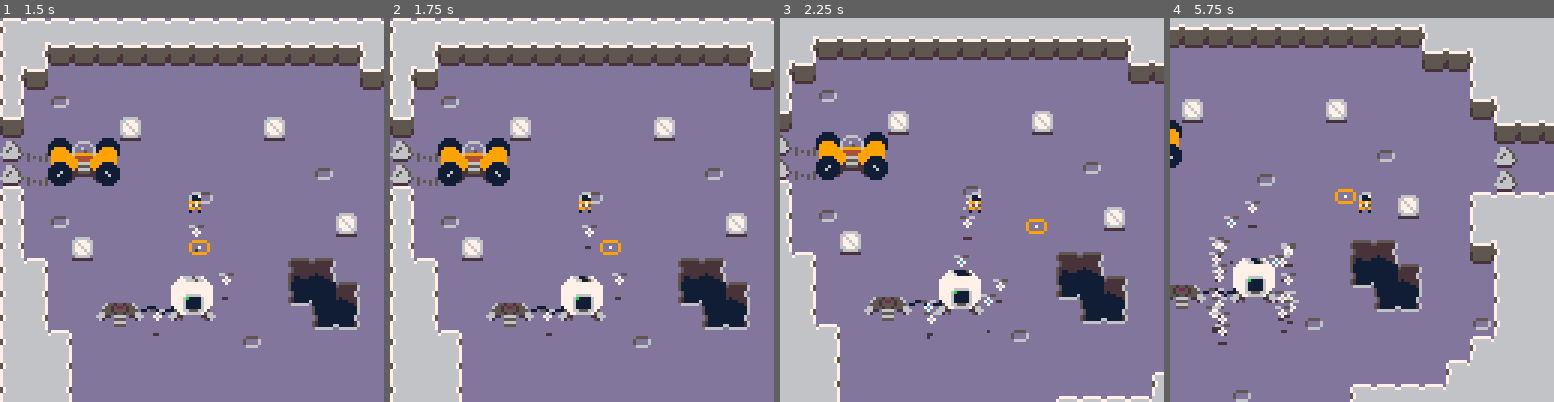
Above: before the commit, frames 1-4 (left to right).
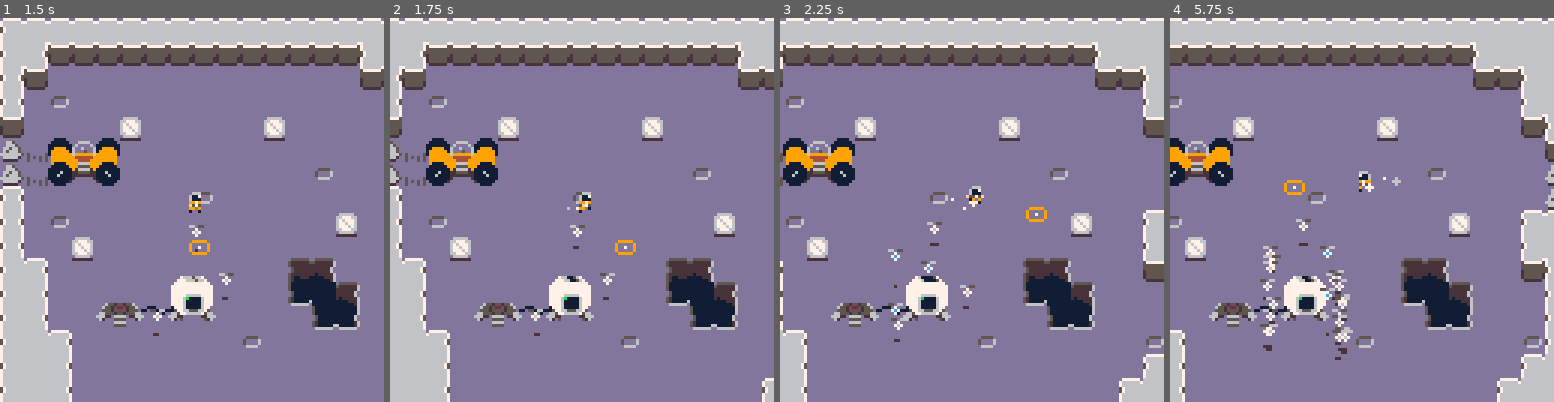
Above: after the commit, the same moments.

Repository: kevinthompson/moonbreak-p8
Game: PICO-8 cartridge moonbreak.p8
Same seed, same stepped clock (60 frames per second), same inputs: the game is played once before the commit and once after it.
Inputs:
- Up to frame 1 (1.5 s): tap X (X key) at 0.33, 1.07 s; tap O (Z key) at 0.7 s
- Up to frame 2 (1.75 s): hold Right from 1.6 s (still down); tap O (Z key) at 1.7 s
- Up to frame 3 (2.25 s): tap X (X key) at 1.85 s; release Right at 2.1 s; tap O (Z key) at 2.1 s; hold Up from 2.15 s (still down)
- Up to frame 4 (5.75 s): release Up at 2.42 s; hold Right 2.47-3.03 s; tap O (Z key) every 0.4 s from 2.5 to 5.7 s; tap X (X key) at 2.97, 4.08, 5.2 s; hold Left 3.08-3.58 s; hold Down 3.63-3.97 s; hold Right 4.02-4.68 s; hold Up 4.73-5.03 s; hold Left 5.08-5.68 s; hold Down from 5.73 s (still down)

Frame 1 is identical in both runs. In frame 2, 17% of the frame differs, in the area x 0-100%, y 0-100%; in frame 3, 29%; in frame 4, 37%.

Commit message:
feat: more granular cursor control

Diff:
--- a/scripts/entities/cursor.lua
+++ b/scripts/entities/cursor.lua
@@ -3,40 +3,15 @@
   y = 76,
   width = 1,
   height = 1,
-  map_collision = true,
-  entity_collision = true,
   speed = .8,
   recall_radius = 0,
 
   update = function(_ENV)
-    -- position
-    local nx = x
-    local ny = y
+    entity.update(_ENV)
+    _ENV:handle_recall()
 
-    -- handle movement
-    local dx=0
-    local dy=0
-
-    if (btn(0)) dx-=1
-    if (btn(1)) dx+=1
-    if (btn(2)) dy-=1
-    if (btn(3)) dy+=1
-
-    if (dx < 0) flip = true
-    if (dx > 0) flip = false
-
-    -- normalize movement speed
-    if dx!=0 or dy != 0 then
-      local angle = atan2(dx,dy)
-      nx += cos(angle) * speed
-      ny += sin(angle) * speed
-    end
-
-    if dist({ x = nx, y = ny }, player) <= 32 then
-      _ENV:move(nx,ny)
-    end
-
-    _ENV:handle_recall()
+    -- x = lerp(x,player.x + cos(player.angle) * 24,.1)
+    -- y = lerp(y,player.y + sin(player.angle) * 24,.1)
 
     if btnr(5) and btnf(5) < 10 and #player.bots > 0 then
       local bot = player.bots[1]
@@ -46,7 +21,6 @@
         wait(5)
         player.sprite = nil
       end)
-
     end
   end,
 
--- a/scripts/entities/player.lua
+++ b/scripts/entities/player.lua
@@ -1,9 +1,9 @@
 player = entity:new({
   x=64,
   y=64,
+  angle = 0,
   width = 4,
   height = 2,
-  follow_distance = 24,
   map_collision = true,
   entity_collision = true,
   outside = true,
@@ -26,7 +26,42 @@
   update = function(_ENV)
     entity.update(_ENV)
 
-    if _ENV:follow(cursor) then
+    -- position
+    local nx = x
+    local ny = y
+
+    -- handle movement
+    local dx=0
+    local dy=0
+
+    if (btn(0)) dx-=1
+    if (btn(1)) dx+=1
+    if (btn(2)) dy-=1
+    if (btn(3)) dy+=1
+
+    if (dx < 0) flip = true
+    if (dx > 0) flip = false
+
+    -- normalize movement speed
+    if dx!=0 or dy != 0 then
+      angle = atan2(dx,dy)
+      nx += cos(angle) * speed
+      ny += sin(angle) * speed
+
+      local cdist = mid(0, dist(cursor, _ENV), 24)
+      local mult = 1 + ((24 - cdist) / 24 * 2)
+      local cx = cursor.x + dx * mult
+      local cy = cursor.y + dy * mult
+
+      if dist({ x = cx, y = cy }, _ENV) >= 24 then
+        cx = lerp(cursor.x, x + cos(angle) * 24, .05)
+        cy = lerp(cursor.y, y + sin(angle) * 24, .05)
+      end
+
+      cursor:move(cx, cy)
+    end
+
+    if _ENV:move(nx,ny) then
       state = "walking"
     else
       state = "idle"
